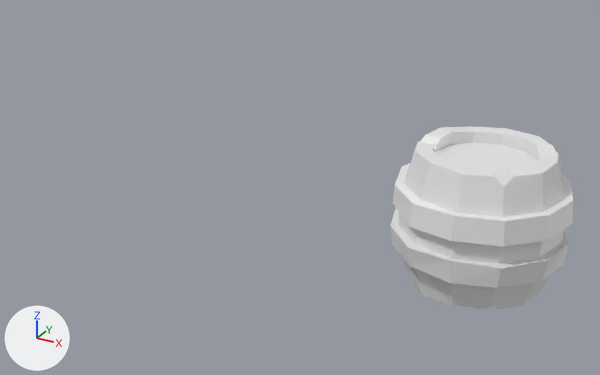
What one commit did to the Blender file GameDev/Modular Assets/assets.blend.
Before and after are seen from a 50 mm camera at (2.94, -10.72, 6.17) aimed at (-3.04, 0.15, 0.74). The axes (+X, +Y, +Z) are drawn at lower left. The lights are the same throughout. The same objects are shown in both versions, whatever each file hides.

The first picture shows 'Barrel'.
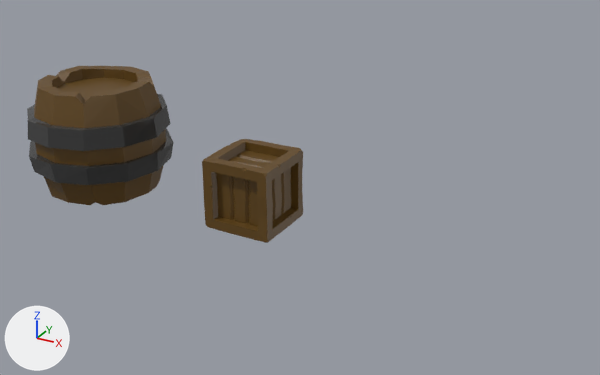
Patch to the scene script:
```diff
--- a/GameDev/Modular Assets/assets.blend.py
+++ b/GameDev/Modular Assets/assets.blend.py
@@ mat_brown @@
+mat_brown = principled_material('brown')
+mat_brown.base_color = (0.121, 0.0604, 0.00687)  # brown #624614
@@ mat_metal @@
+mat_metal = principled_material('metal')
+mat_metal.base_color = (0.0404, 0.0404, 0.0404)  # black #393939
+mat_metal.roughness = 0.053
@@ me_cylinder @@
 me_cylinder.from_pydata(...)  # 192 vertices, 172 faces; spans x -1.3..1.28, y -1.29..1.29, z -1.01..1.02
 # used by ob_barrel; location = (0.0, 0.0, 1.01)
+# me_cylinder part 1: 55 of the faces centred in x -1.09..1.09, y -1.09..1.09, z 0.0..1.01 switch from no material to mat_brown (brown #624514)
+# me_cylinder part 2: 45 of the faces centred in x -0.99..0.99, y -0.99..1.0, z -1.01..-0.74 switch from no material to mat_brown (brown #624514)
+# me_cylinder part 3: 72 of the faces centred in x -1.18..1.18, y -1.19..1.18, z -0.51..0.52 switch from no material to mat_metal (black #393939)
@@ me_cube_001 @@
 me_cube_001.from_pydata(...)  # 384 vertices, 342 faces; spans x -0.6..0.6, y -0.606..0.606, z -0.6..0.609
+me_cube_001.materials.append(mat_brown)  # brown #624614
@@ ob_barrel @@
 ob_barrel = bpy.data.objects.new('Barrel', me_cylinder)
-ob_barrel.location = (0.0, 0.0, 1.01)
+ob_barrel.location = (-7.08, 0.0, 1.01)
@@ ob_cube @@
 ob_cube = bpy.data.objects.new('Cube', me_cube_001)
-ob_cube.location = (0.0, 0.0, 0.62)
+ob_cube.location = (-3.82, 0.0, 0.62)
```

Boxes (x1, y1, x2, y2) around the edits, measured in the pictures (600 x 375 px):
'Barrel', recoloured, moved
    before: (390, 126, 573, 309)
    after: (27, 66, 174, 205)
'Cube', recoloured, moved (not visible before)
    after: (202, 139, 303, 243)
part 1 of me_cylinder, recoloured
    before: (398, 126, 565, 264)
    after: (34, 66, 166, 166)
part 2 of me_cylinder, recoloured
    before: (404, 260, 549, 309)
    after: (44, 166, 163, 205)
part 3 of me_cylinder, recoloured
    before: (390, 162, 573, 288)
    after: (27, 94, 174, 185)
